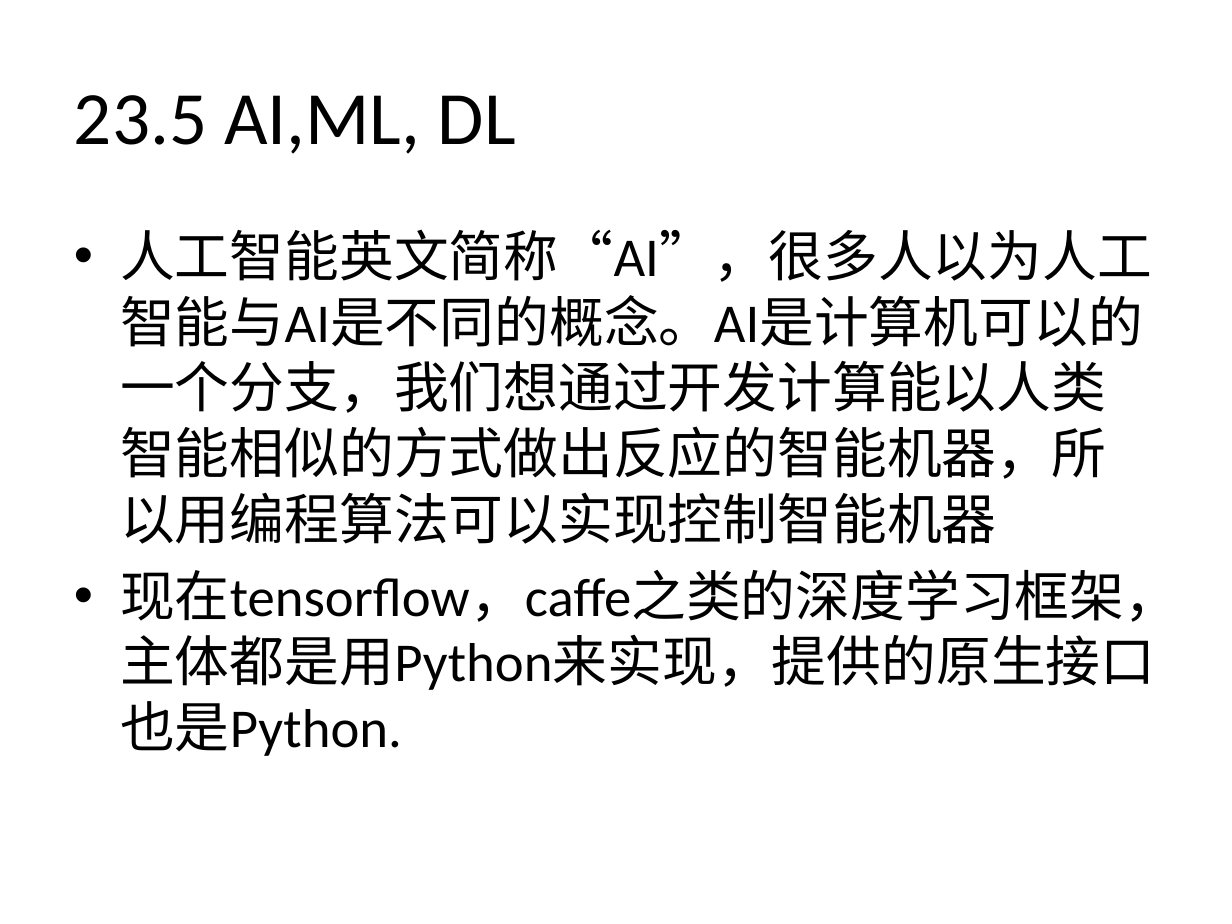
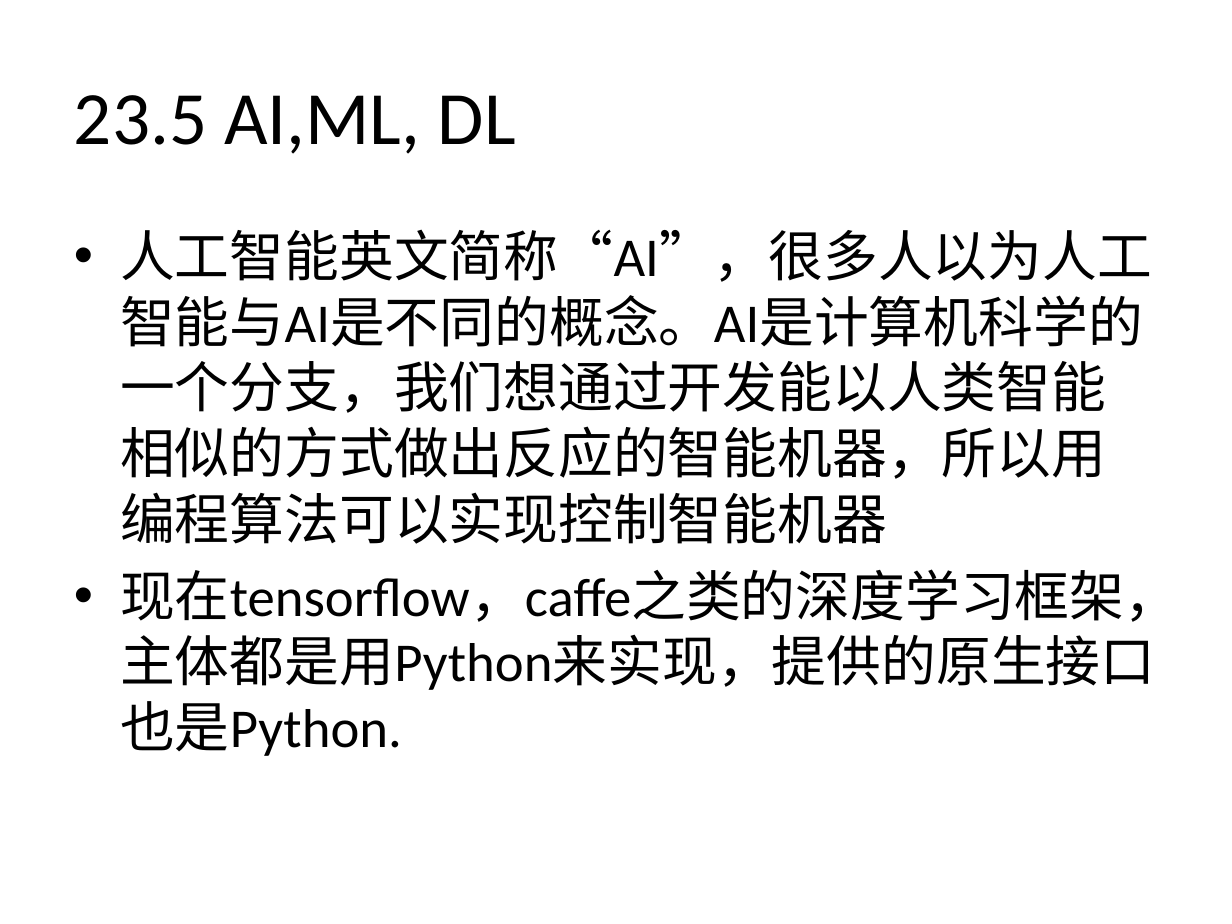
Before and after one commit to zhinan18/Python3, a slide deck: slide 229 of readme/Python3.pptx (slide 226 before the commit). Drawn at 1232x924 pixels with LibreOffice and Linux fonts; fonts in the diff are those of the drawing. Boxes give left, top, right and bottom in pixels: in the first picture for what was removed or moved away, otherwise in the second. Text is boxed around its words. In the diff, an @@ line names an element or a change of style, - is before the commit and + after.

```diff
--- a/readme/Python3.pptx
+++ b/readme/Python3.pptx
@@ text at (x1=120, y1=229, x2=1152, y2=544): text changed @@
-• 人工智能英文简称“AI”，很多人以为人工智能与AI是不同的概念。AI是计算机可以的一个分支，我们想通过开发计算能以人类智能相似的方式做出反应的智能机器，所以用编程算法可以实现控制智能机器
+• 人工智能英文简称“AI”，很多人以为人工智能与AI是不同的概念。AI是计算机科学的一个分支，我们想通过开发能以人类智能相似的方式做出反应的智能机器，所以用编程算法可以实现控制智能机器
```
Also in this commit, not shown: 2 other slides changed, 9 slides added, 1 slide removed, 21 other files.
